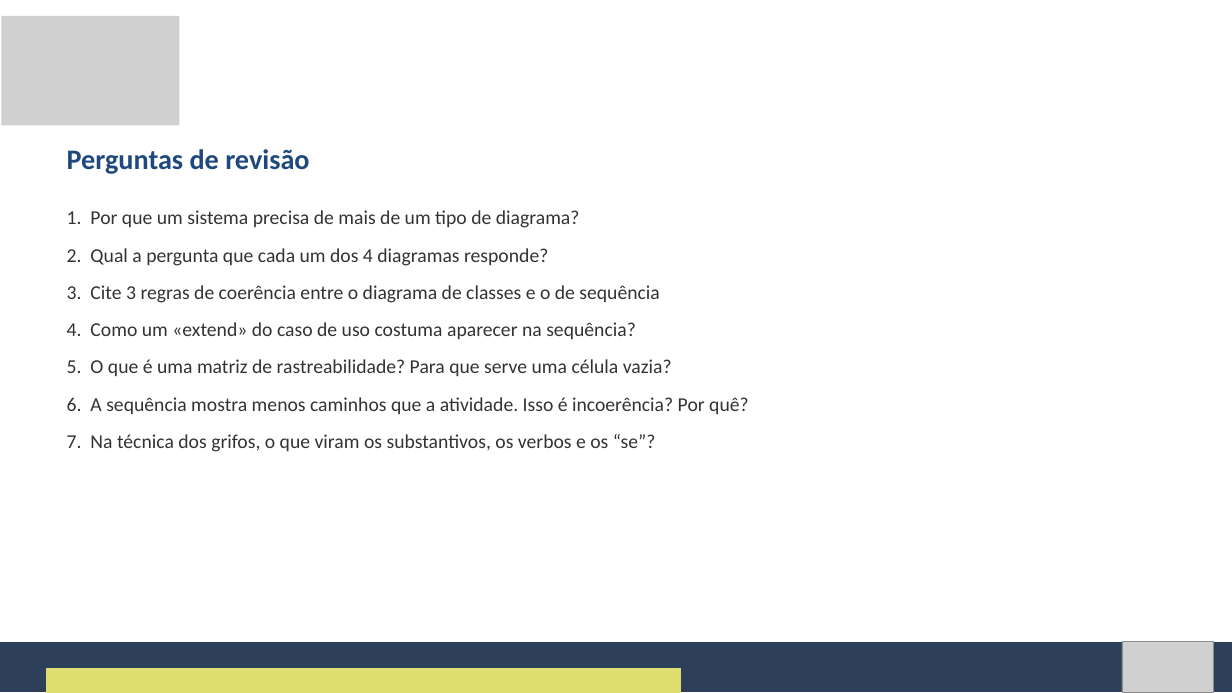
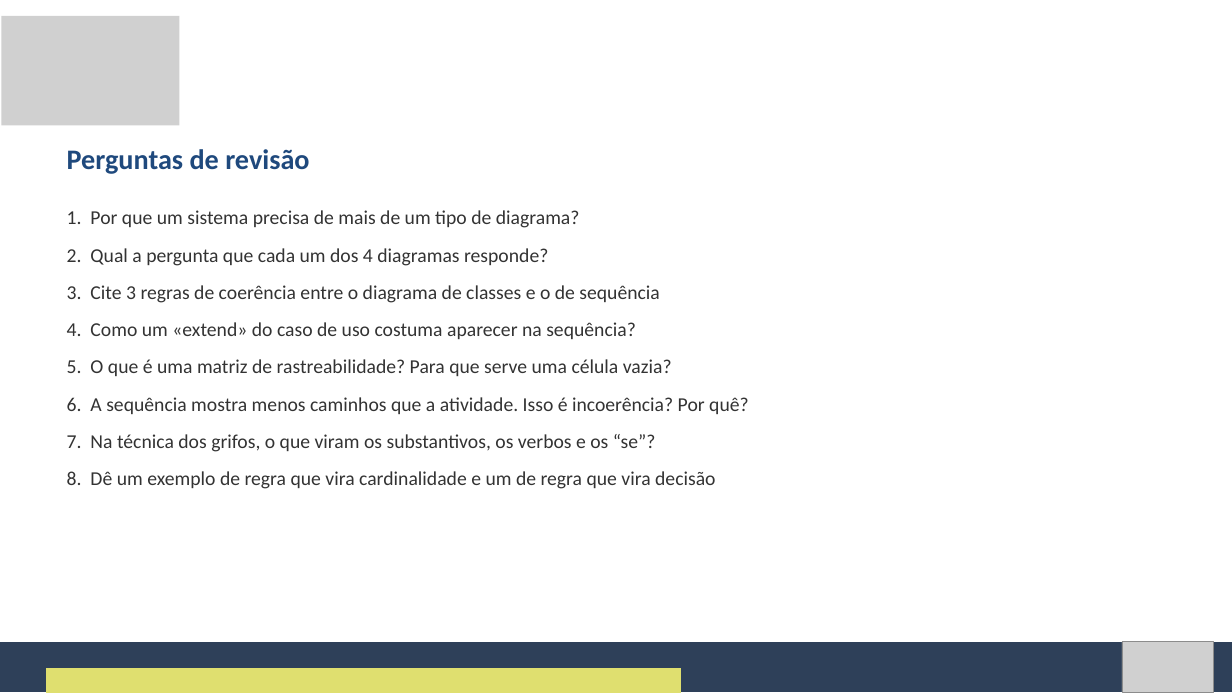
Before and after one commit to Natan20/Curso-Modelagem-De-Sistemas-Material, a slide deck: slide 90 of Aula 09 - 15-10-2026/Aula 9 - Slides.pptx (slide 102 before the commit). Drawn at 1232x693 pixels with LibreOffice and Linux fonts; fonts in the diff are those of the drawing; grey boxes stand for pictures. Boxes give left, top, right and bottom in pixels: in the first picture for what was removed or moved away, otherwise in the second. Text is boxed around its words. In the diff, an @@ line names an element or a change of style, - is before the commit and + after.

```diff
--- a/Aula 09 - 15-10-2026/Aula 9 - Slides.pptx
+++ b/Aula 09 - 15-10-2026/Aula 9 - Slides.pptx
@@ text at [67, 471, 715, 489]: paragraph added @@
+8. Dê um exemplo de regra que vira cardinalidade e um de regra que vira decisão
```
Also in this commit, not shown: 12 other slides changed, 13 slides added, 25 slides removed, 2 other files.
